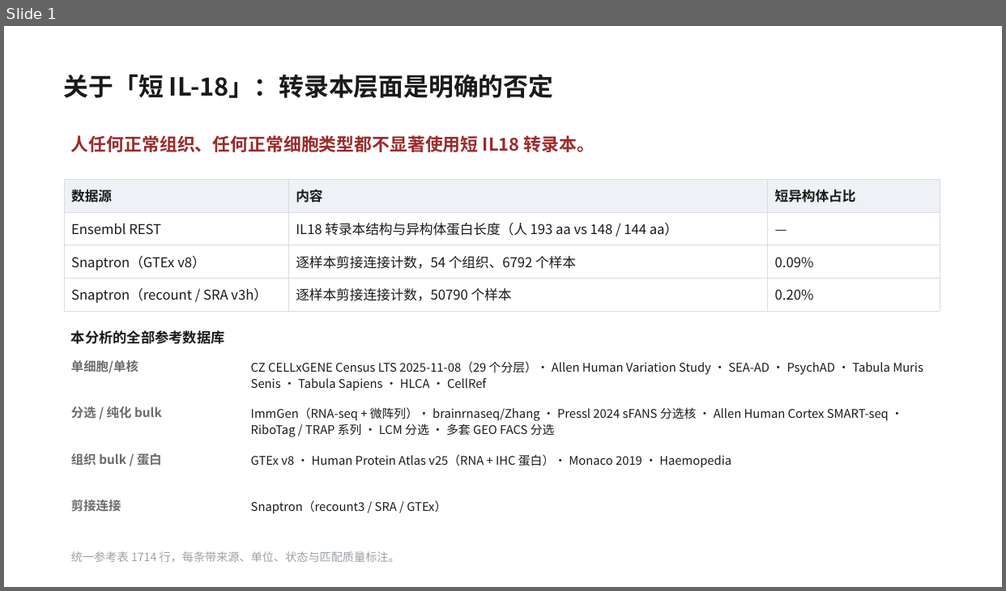
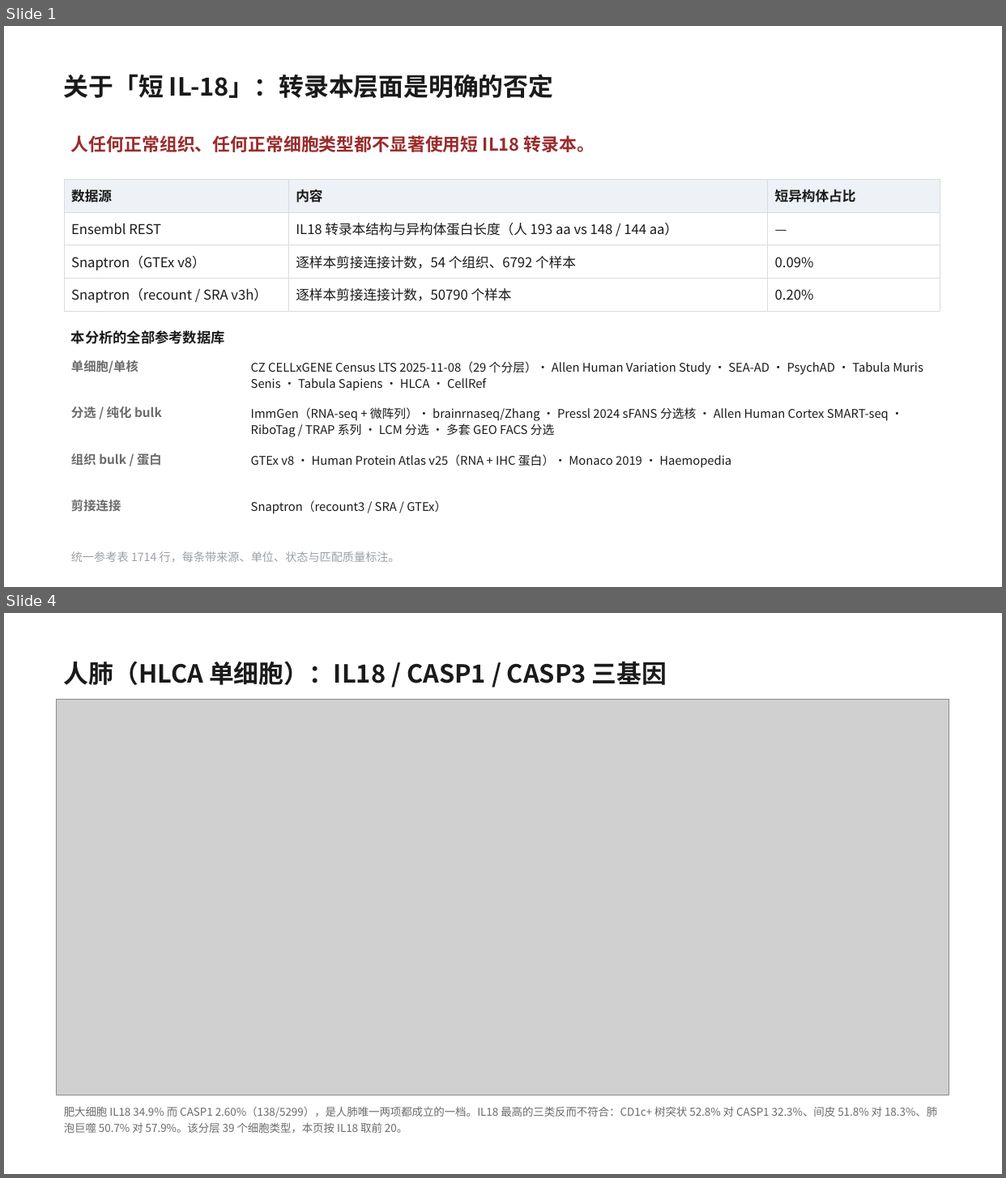
Before and after one commit to 7c96bzczcj-prog/aaa, a slide deck: il18_casp5organ/IL18_CASP_五器官筛选.pptx. Shown one above the other, each under a label of ours: slide 1 before the commit, slides 1 and 4 after it; the slides between them are not shown. The pictures are 1006x591 and 1006x1178 pixels, drawn with LibreOffice and Linux fonts; fonts in the diff are those of the drawing; grey boxes stand for pictures. Boxes give left, top, right and bottom in pixels: in the first picture for what was removed or moved away, otherwise in the second. Text is boxed around its words. In the diff, an @@ line names an element or a change of style, - is before the commit and + after.

```diff
--- a/il18_casp5organ/IL18_CASP_五器官筛选.pptx
+++ b/il18_casp5organ/IL18_CASP_五器官筛选.pptx
@@ slide 4 added at bbox=[4, 613, 1002, 1174], background #FFFFFF @@
@@ text added at bbox=[64, 661, 667, 685], 24 pt, text #1A1A1A, bold @@
+人肺（HLCA 单细胞）：IL18 / CASP1 / CASP3 三基因
@@ picture added at bbox=[57, 699, 949, 1096] @@
@@ text added at bbox=[64, 1106, 937, 1133], 10.5 pt, text #6B6B6B @@
+肥大细胞 IL18 34.9% 而 CASP1 2.60%（138/5299），是人肺唯一两项都成立的一档。IL18 最高的三类反而不符合：CD1c+ 树突状 52.8% 对 CASP1 32.3%、间皮 51.8% 对 18.3%、肺泡巨噬 50.7% 对 57.9%。该分层 39 个细胞类型，本页按 IL18 取前 20。
```
Also in this commit, not shown: 4 slides changed, 7 other slides added, 15 other files.
